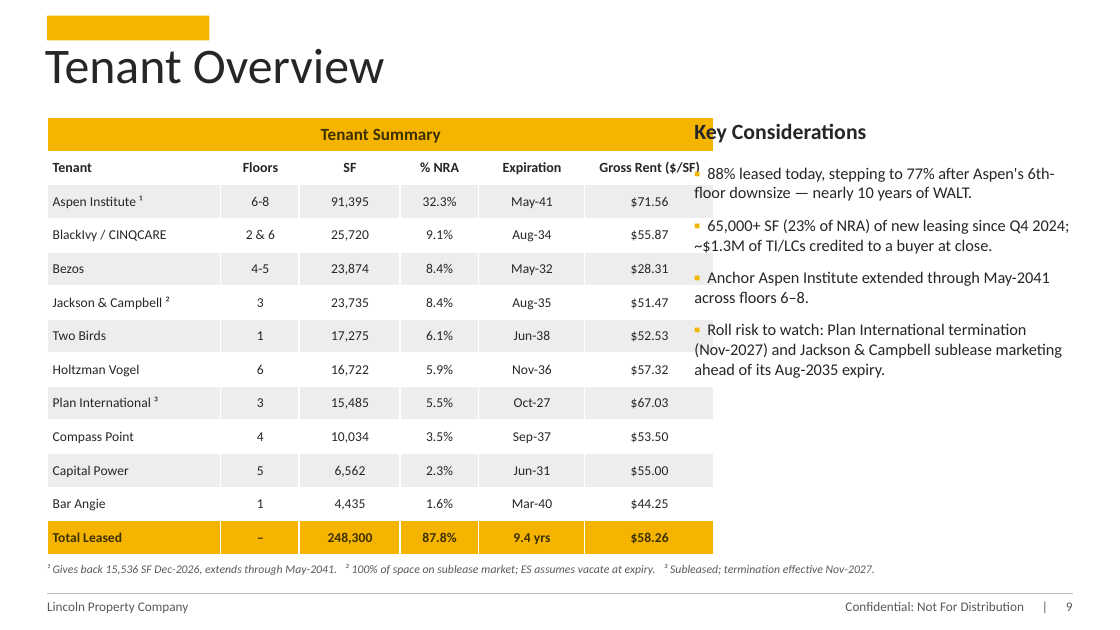
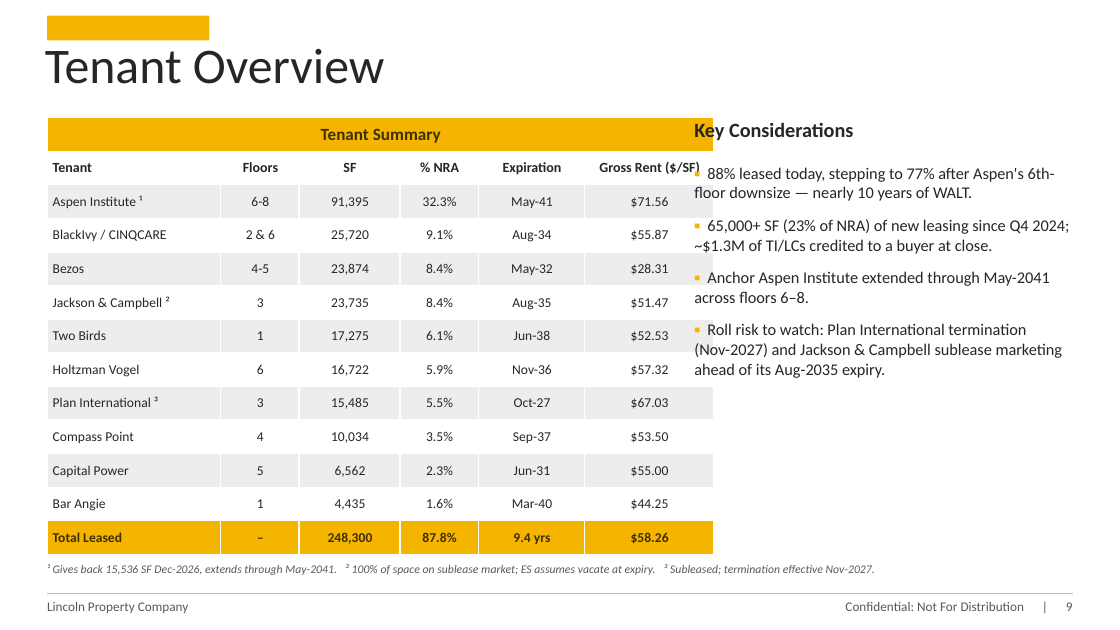
Before and after one commit to fredballs1115-ux/Underwrite-Copilot, a slide deck: slide 9 of equity-deck/2300_N_Street_NW_Investment_Overview.pptx. Drawn at 1120x630 pixels with LibreOffice and Linux fonts; fonts in the diff are those of the drawing. Boxes give left, top, right and bottom in pixels: in the first picture for what was removed or moved away, otherwise in the second. Text is boxed around its words. In the diff, an @@ line names an element or a change of style, - is before the commit and + after.

```diff
--- a/equity-deck/2300_N_Street_NW_Investment_Overview.pptx
+++ b/equity-deck/2300_N_Street_NW_Investment_Overview.pptx
@@ text "Key Considerations" at (x1=694, y1=121, x2=853, y2=144): size 14 to 13 pt @@
```
Also in this commit, not shown: 4 other slides changed, 9 other files.
